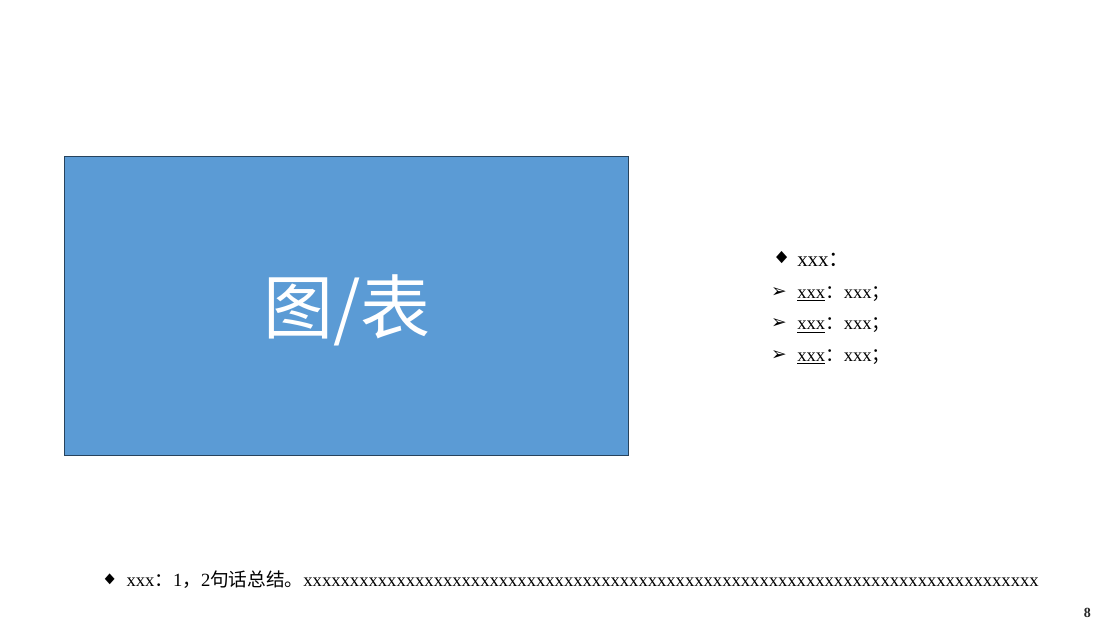
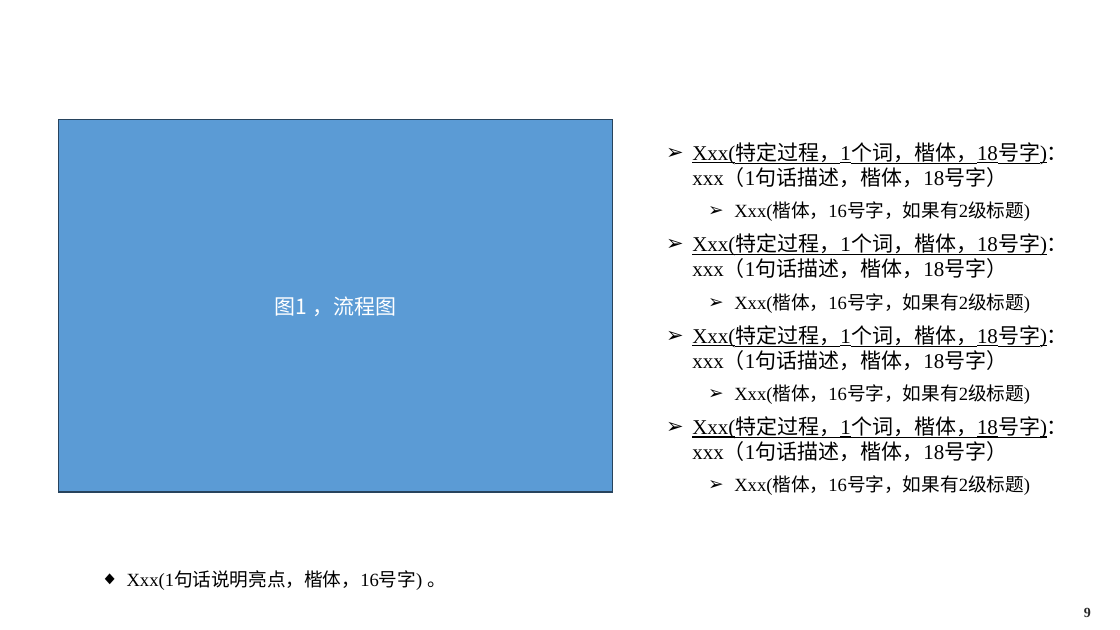
Before and after one commit to jingge815/my-claude-skills, a slide deck: slide 9 of proposalword2ppt/assets/template.pptx (slide 8 before the commit). Drawn at 1120x630 pixels with LibreOffice and Linux fonts; fonts in the diff are those of the drawing; background and template pictures are left out. Boxes give left, top, right and bottom in pixels: in the first picture for what was removed or moved away, otherwise in the second. Text is boxed around its words. In the diff, an @@ line names an element or a change of style, - is before the commit and + after.

```diff
--- a/proposalword2ppt/assets/template.pptx
+++ b/proposalword2ppt/assets/template.pptx
@@ rectangle "图1 ，流程图": place and size @@
-rectangle "图1 ，流程图" at [65,156,629,455]
+rectangle "图1 ，流程图" at [59,120,613,492]
@@ text at [692,144,1068,165]: text changed @@
-  研究内容二
+  研究内容二：xxx（侧重讲过程）
@@ text added at [692,144,1068,495], 18 pt, text #000000 @@
+➢ Xxx(特定过程，1个词，楷体，18号字)：xxx（1句话描述，楷体，18号字）
+  ➢ Xxx(楷体，16号字，如果有2级标题)
+➢ Xxx(特定过程，1个词，楷体，18号字)：xxx（1句话描述，楷体，18号字）
+  ➢ Xxx(楷体，16号字，如果有2级标题)
+➢ Xxx(特定过程，1个词，楷体，18号字)：xxx（1句话描述，楷体，18号字）
+  ➢ Xxx(楷体，16号字，如果有2级标题)
+➢ Xxx(特定过程，1个词，楷体，18号字)：xxx（1句话描述，楷体，18号字）
+  ➢ Xxx(楷体，16号字，如果有2级标题)
@@ text removed at [797,252,890,364] @@
-◆ xxx：
-➢ xxx：xxx；
-➢ xxx：xxx；
-➢ xxx：xxx；
@@ text in rectangle at [275,296,396,316]: text changed; size 60 to 18 pt @@
-图/表
+图1 ，流程图
@@ text at [127,572,446,590]: text changed @@
-◆ xxx：1，2句话总结。xxxxxxxxxxxxxxxxxxxxxxxxxxxxxxxxxxxxxxxxxxxxxxxxxxxxxxxxxxxxxxxxxxxxxxxxxxxxxxx
+◆ Xxx(1句话说明亮点，楷体，16号字) 。
```
Also in this commit, not shown: 4 other slides changed, 9 slides added, 11 slides removed, 14 other files.
